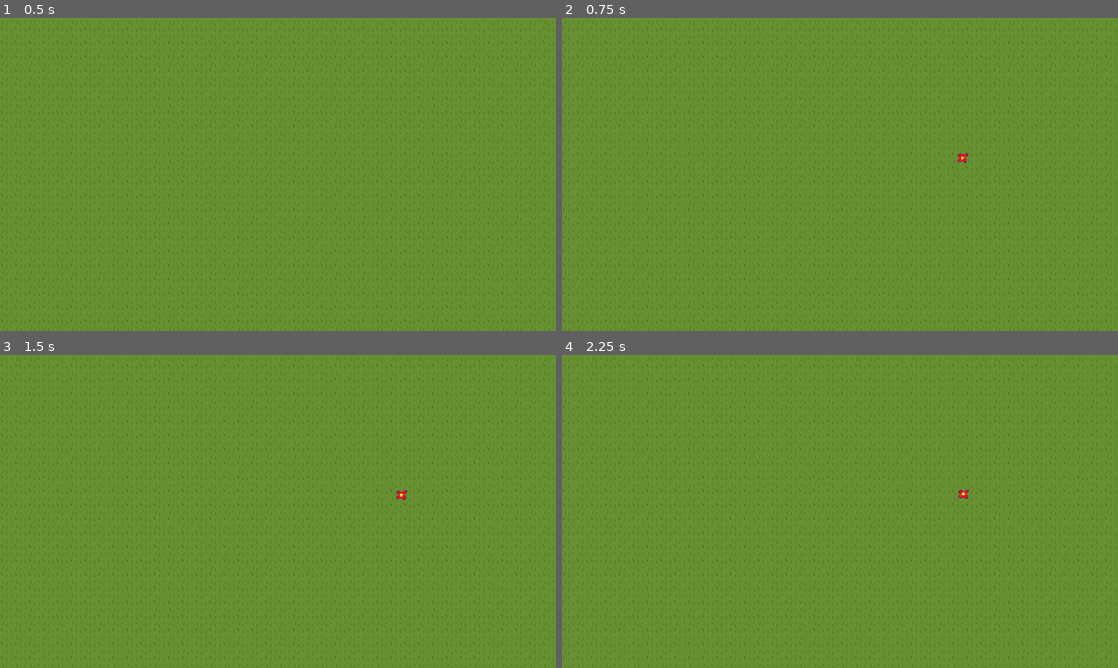
Above: before the commit, frames 1-4 (two rows, left to right).
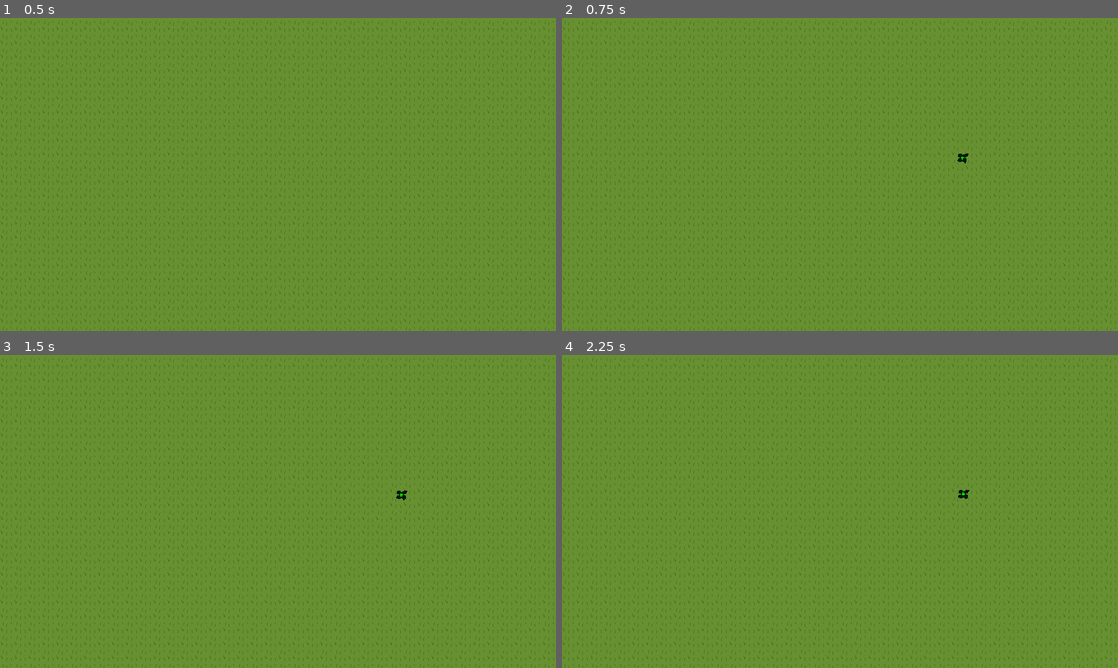
Above: after the commit, the same moments.

Repository: thejenske-dev/Godot-bloemGame
Game: Godot game, scene res://Scenes/test_initial.tscn
Same seed, same stepped clock (60 frames per second), same inputs: the game is played once before the commit and once after it.
Inputs (mouse positions are in pixels of both pictures, inside the frame that each line leads up to):
- Up to frame 1 (0.5 s): no input
- Up to frame 2 (0.75 s): tap Enter at 0.5 s; move the mouse to (962, 158) at 0.52 s; hold Up (arrow_up, bound only after the commit) from 0.53 s (still down); click (962, 158) at 0.6 s
- Up to frame 3 (1.5 s): tap R (Reset) at 1.25 s; move the mouse to (400, 495) at 1.27 s; release Up (arrow_up, bound only after the commit) at 1.28 s; hold Down (arrow_down, bound only after the commit) from 1.28 s (still down); click (400, 495) at 1.35 s
- Up to frame 4 (2.25 s): tap R (Reset) at 2 s; move the mouse to (962, 495) at 2.02 s; release Down (arrow_down, bound only after the commit) at 2.03 s; hold Up (arrow_up, bound only after the commit) from 2.03 s (still down); click (962, 495) at 2.1 s

Frame 1 is identical in both runs. In frame 2, less than 0.1% of the frame differs, in the area x 71-74%, y 43-47%; in frame 3, less than 0.1%; in frame 4, less than 0.1%.

Commit message:
Added colour change w/ self modulate when pressing down and up arrows

Diff:
--- a/Scenes/flower.gd
+++ b/Scenes/flower.gd
@@ -5,11 +5,9 @@
 func _ready() -> void:
 	pass # Replace with function body.
 
-
 # Called every frame. 'delta' is the elapsed time since the previous frame.
 func _process(delta: float) -> void:
 	pass
-
 
 func _on_area_2d_input_event(viewport: Node, event: InputEvent, shape_idx: int) -> void:
 		# Check if the event is a mouse click and the left mouse button was pressed
@@ -17,3 +15,6 @@
 		print("pressed!")
 		# Removes the scene/node from the game safely
 		queue_free() # Replace with function body.
+
+func changeColor(FlowerColor:Color) -> void:
+	$Flower_sprite.self_modulate = FlowerColor
--- a/flower_manager.gd
+++ b/flower_manager.gd
@@ -2,6 +2,10 @@
 var flower = preload("res://Scenes/flower.tscn")
 var m_pos:Vector2
 var reset_active:bool = false
+var flowercolours_pos = 0
+var flowercolours = [0,0,0]
+var flowerColor : Color
+
 # Called when the node enters the scene tree for the first time.
 func _ready() -> void:
 	pass # Replace with function body.
@@ -14,8 +18,12 @@
 		print(m_pos)
 		var flower_pos = Vector2(get_global_mouse_position())
 		new_flower.position = flower_pos
+		new_flower.changeColor(flowerColor)
 		add_child(new_flower)
 
+
+
+	#Resetting the garden and deletes all child flowers
 	if(Input.is_action_just_pressed("Reset") and reset_active == false ):
 		reset_active = true
 		var delay=.1
@@ -28,3 +36,26 @@
 			reset_active = false
 		else:
 			print("No flowers :)")
+
+
+	#Changing flower colours
+	if(Input.is_action_just_pressed("arrow_up")):
+		#Change flower colour sprite
+		if(flowercolours_pos <2):
+			flowercolours_pos +=1
+			flowercolours[flowercolours_pos] = 1
+		else:
+			flowercolours_pos =0
+			flowercolours[flowercolours_pos] = 1
+		flowerColor = Color(flowercolours[0],flowercolours[1],flowercolours[2])
+		print("arrow_up pressed")
+	if(Input.is_action_just_pressed("arrow_down")):
+		#Change flower colour sprite
+		if(flowercolours_pos >0):
+			flowercolours_pos -=1
+			flowercolours[flowercolours_pos] = 0
+		else:
+			flowercolours_pos =2
+			flowercolours[flowercolours_pos] = 0
+		flowerColor = Color(flowercolours[0],flowercolours[1],flowercolours[2])
+		print("arrow_down pressed")
--- a/project.godot
+++ b/project.godot
@@ -19,6 +19,7 @@
 
 window/size/viewport_width=640
 window/size/viewport_height=360
+window/size/mode=3
 window/size/window_width_override=1920
 window/size/window_height_override=1080
 window/stretch/mode="viewport"
@@ -40,6 +41,16 @@
 "events": [Object(InputEventKey,"resource_local_to_scene":false,"resource_name":"","device":-1,"window_id":0,"alt_press …(192 unchanged characters)…
 ]
 }
+arrow_up={
+"deadzone": 0.2,
+"events": [Object(InputEventKey,"resource_local_to_scene":false,"resource_name":"","device":-1,"window_id":0,"alt_pressed":false,"shift_pressed":false,"ctrl_pressed":false,"meta_pressed":false,"pressed":false,"keycode":0,"physical_keycode":4194320,"key_label":0,"unicode":0,"location":0,"echo":false,"script":null)
+]
+}
+arrow_down={
+"deadzone": 0.2,
+"events": [Object(InputEventKey,"resource_local_to_scene":false,"resource_name":"","device":-1,"window_id":0,"alt_pressed":false,"shift_pressed":false,"ctrl_pressed":false,"meta_pressed":false,"pressed":false,"keycode":0,"physical_keycode":4194322,"key_label":0,"unicode":0,"location":0,"echo":false,"script":null)
+]
+}
 
 [physics]
 
